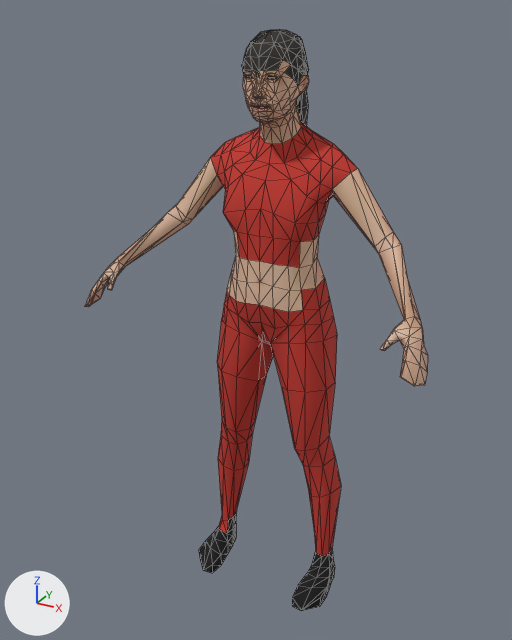
A saved change to the glTF model assets/world/aerobics_leader.far.glb.
One viewpoint serves both versions: a camera (50 mm lens) standing at (0.774, -1.556, 1.546) and looking at (-0.033, -0.09, 0.813). Lighting does not change. The marker at lower left points along +X, +Y and +Z. The picture after the commit comes second. Mesh edges are drawn as thin lines. Vertices at exactly the same position are counted once.

In view in the first picture: 'person_mesh'.
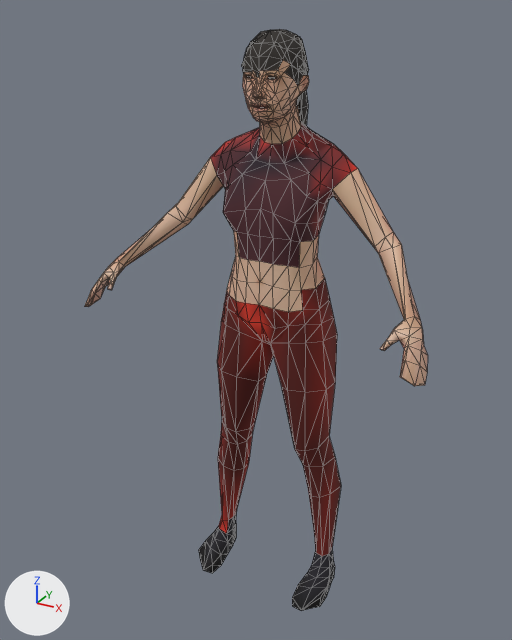
The change, as a diff of the scene's bpy script:
```diff
--- a/assets/world/aerobics_leader.far.glb.py
+++ b/assets/world/aerobics_leader.far.glb.py
@@ mat_color_female_sportsuit01 @@
 n0 = _N.new('ShaderNodeBsdfPrincipled'); n0.name = 'Principled BSDF'
-n0.inputs[0].default_value = (0.552, 0.0369, 0.0252, 1.0)  # 'Base Color', red #c4362c
 n0.inputs[2].default_value = 0.9  # 'Roughness'
 n1 = _N.new('ShaderNodeOutputMaterial'); n1.name = 'Material Output'
+n2 = _N.new('ShaderNodeVertexColor'); n2.name = 'Color Attribute'
 _L.new(n0.outputs[0], n1.inputs[0])  # 'BSDF' to 'Surface'
+_L.new(n2.outputs[0], n0.inputs[0])  # 'Color' to 'Base Color'
@@ me_person_mesh @@
 me_person_mesh.from_pydata(...)  # 788 vertices, 1551 faces; spans x -0.45..0.45, y -0.29..0.09, z 0.0..1.5
 # used by ob_person_mesh; location = (0.0, 0.0, 0.0)
+# me_person_mesh part 1: vertex colours changed
 me_person_mesh.materials.append(mat_color_female_sportsuit01)
```

What differs and where, as boxes [x1, y1, x2, y2] in the pictures (512 x 640 px):
'person_mesh', recoloured: [209, 119, 359, 592] in both
